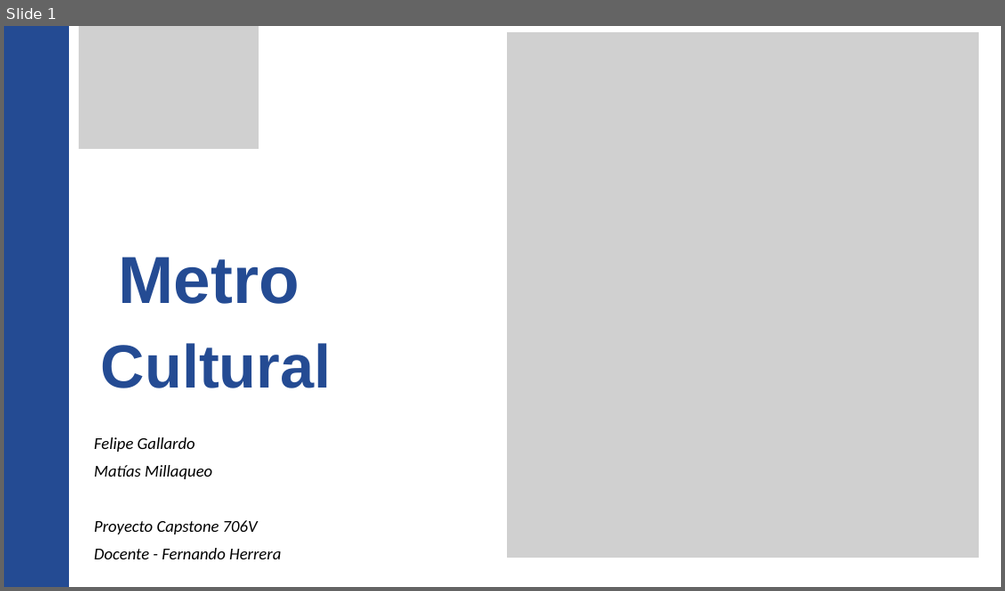
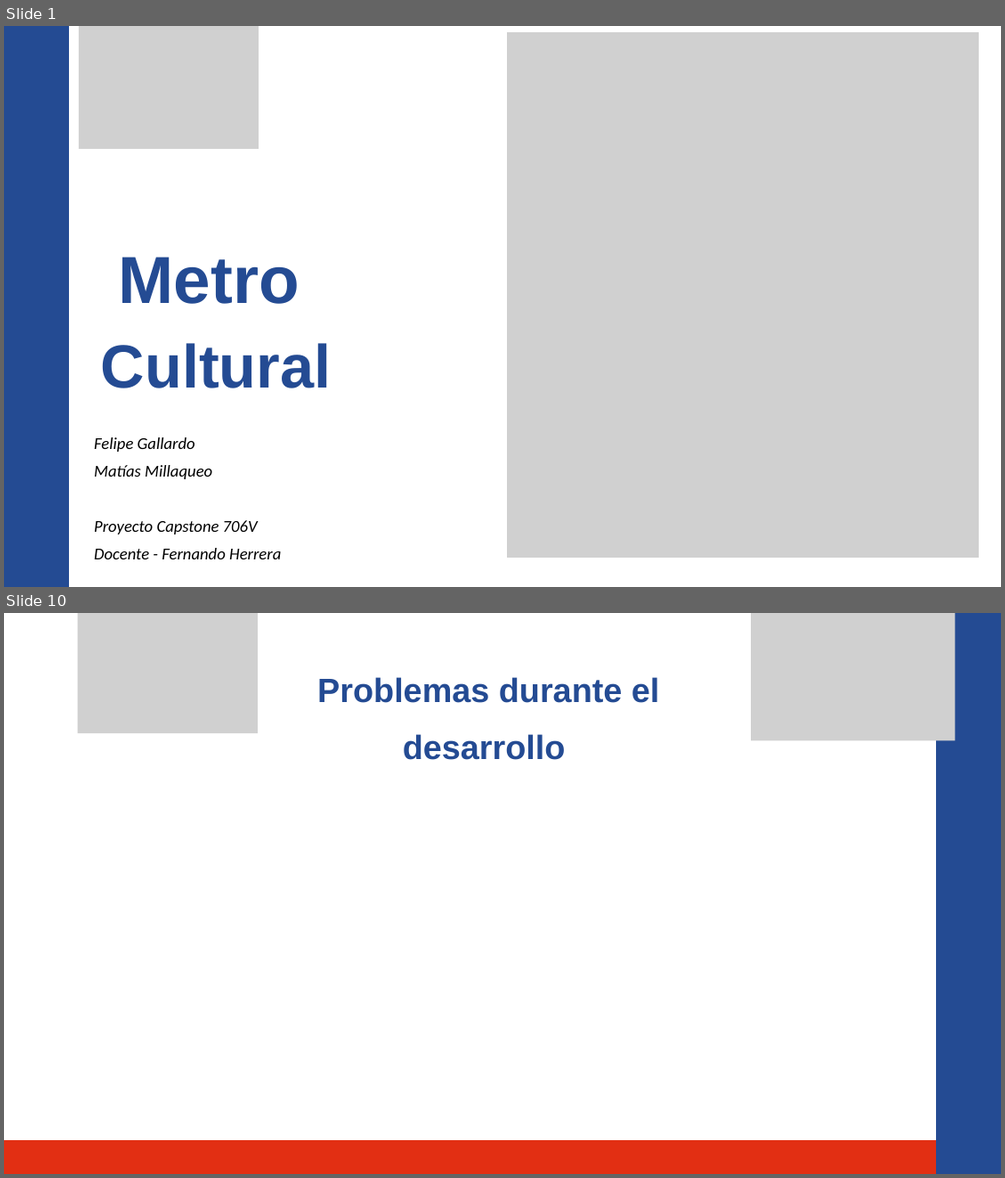
Before and after one commit to gh-Matias/Metro-Cultural, a slide deck: Fase 2/Avances/Metro Cultural 1.pptx. Shown one above the other, each under a label of ours: slide 1 before the commit, slides 1 and 10 after it; the slides between them are not shown. The pictures are 1005x591 and 1005x1178 pixels, drawn with LibreOffice and Linux fonts; fonts in the diff are those of the drawing; grey boxes stand for pictures. Boxes give left, top, right and bottom in pixels: in the first picture for what was removed or moved away, otherwise in the second. Text is boxed around its words. In the diff, an @@ line names an element or a change of style, - is before the commit and + after.

```diff
--- a/Fase 2/Avances/Metro Cultural 1.pptx
+++ b/Fase 2/Avances/Metro Cultural 1.pptx
@@ slide 10 added at bbox=[4, 613, 1001, 1174], background #FFFFFF @@
@@ picture added at bbox=[78, 613, 258, 733] @@
@@ picture added at bbox=[751, 613, 955, 740] @@
@@ freeform shape added at bbox=[936, 613, 1001, 1174], fill #244B93 @@
@@ text added at bbox=[317, 677, 659, 760], 48.7 pt, text #244B93, bold @@
+Problemas durante el desarrollo
@@ freeform shape added at bbox=[4, 1140, 936, 1174], fill #E22F13 @@
```
Also in this commit, not shown: 1 slide changed, 8 other slides added, 6 slides removed.
